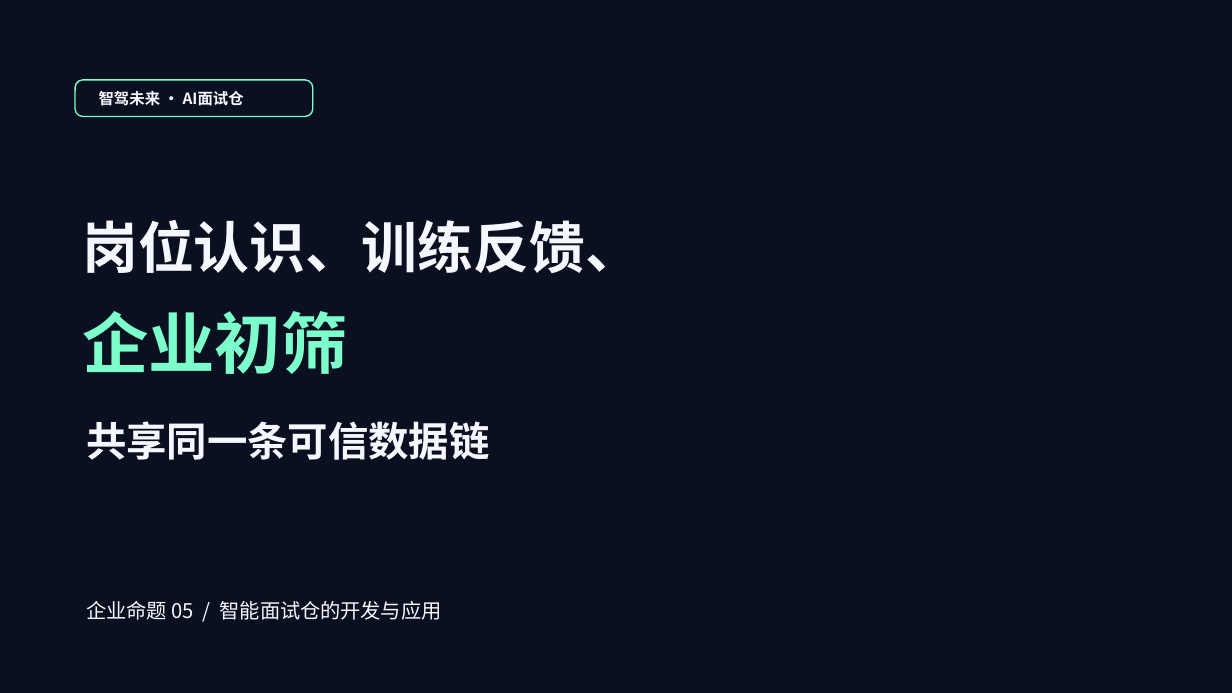
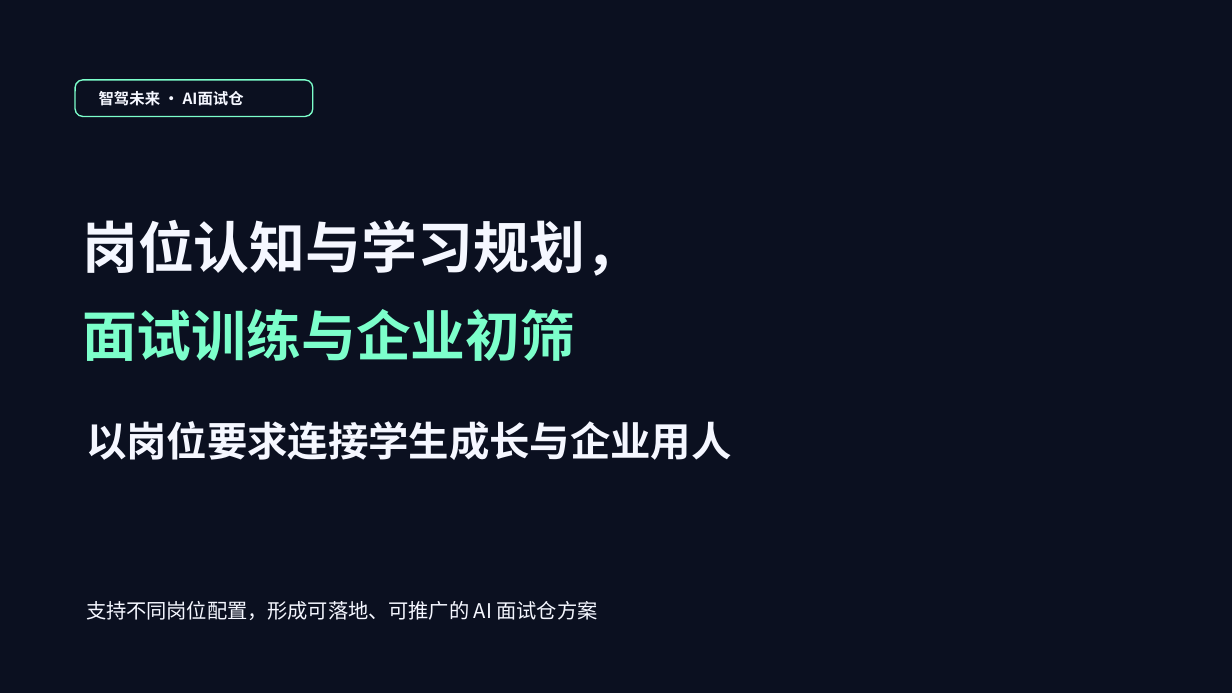
Before and after one commit to a1610064859-beep/ai_interview_hub, a slide deck: slide 13 of deliverables/项目验收汇报_极光版.pptx. Drawn at 1232x693 pixels with LibreOffice and Linux fonts; fonts in the diff are those of the drawing; background and template pictures are left out. Boxes give left, top, right and bottom in pixels: in the first picture for what was removed or moved away, otherwise in the second. Text is boxed around its words. In the diff, an @@ line names an element or a change of style, - is before the commit and + after.

```diff
--- a/deliverables/项目验收汇报_极光版.pptx
+++ b/deliverables/项目验收汇报_极光版.pptx
@@ text at box(82, 220, 641, 276): text changed @@
-岗位认识、训练反馈、
+岗位认知与学习规划，
@@ text at box(82, 309, 575, 361): text changed; size 51.8 to 42.8 pt @@
-企业初筛
+面试训练与企业初筛
@@ text at box(86, 421, 732, 460): text changed @@
-共享同一条可信数据链
+以岗位要求连接学生成长与企业用人
@@ text at box(86, 601, 598, 620): text changed @@
-企业命题 05 / 智能面试仓的开发与应用
+支持不同岗位配置，形成可落地、可推广的 AI 面试仓方案
```
Also in this commit, not shown: 9 other slides changed, 2 slides added, 2 slides removed, 1 other file.
